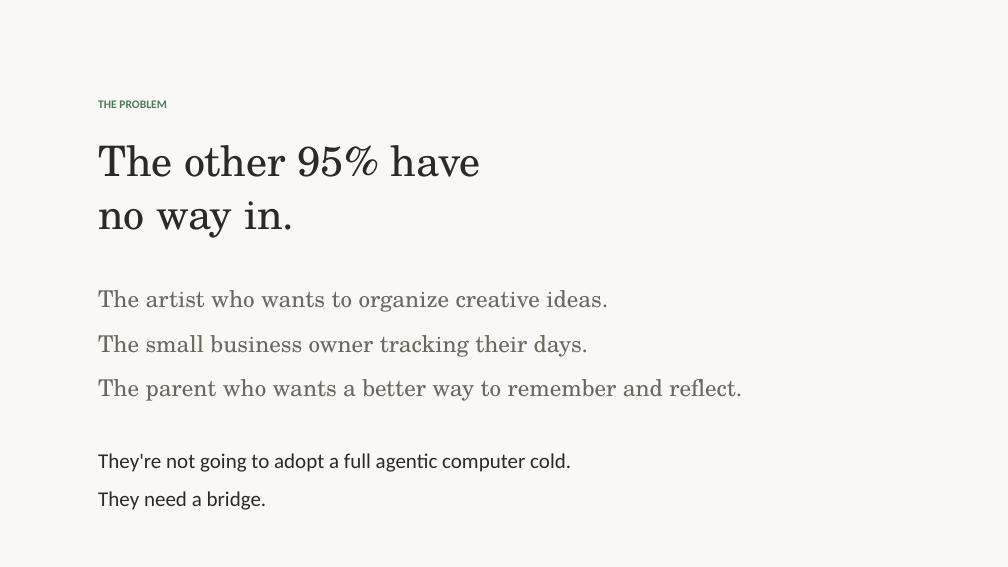
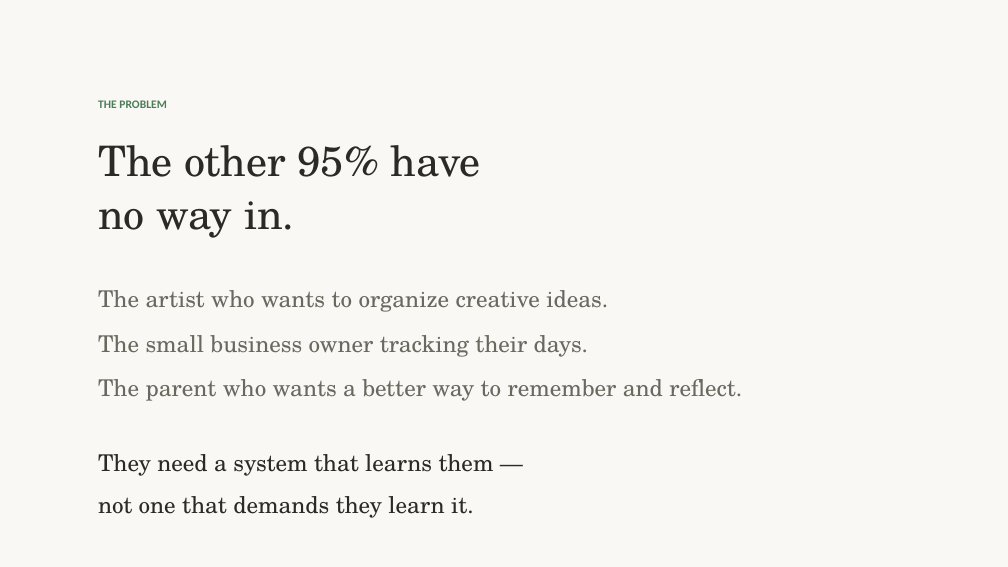
Before and after one commit to OpenParachutePBC/parachute-computer, a slide deck: slide 3 of nvc-pitch-deck.pptx. Drawn at 1008x567 pixels with LibreOffice and Linux fonts; fonts in the diff are those of the drawing. Boxes give left, top, right and bottom in pixels: in the first picture for what was removed or moved away, otherwise in the second. Text is boxed around its words. In the diff, an @@ line names an element or a change of style, - is before the commit and + after.

```diff
--- a/nvc-pitch-deck.pptx
+++ b/nvc-pitch-deck.pptx
@@ text at (98, 454, 494, 518): text changed; size 20 to 22 pt; font Calibri to TeX Gyre Schola @@
-They're not going to adopt a full agentic computer cold.
-They need a bridge.
+They need a system that learns them —
+not one that demands they learn it.
```
Also in this commit, not shown: 1 other slide changed, 4 other files.
